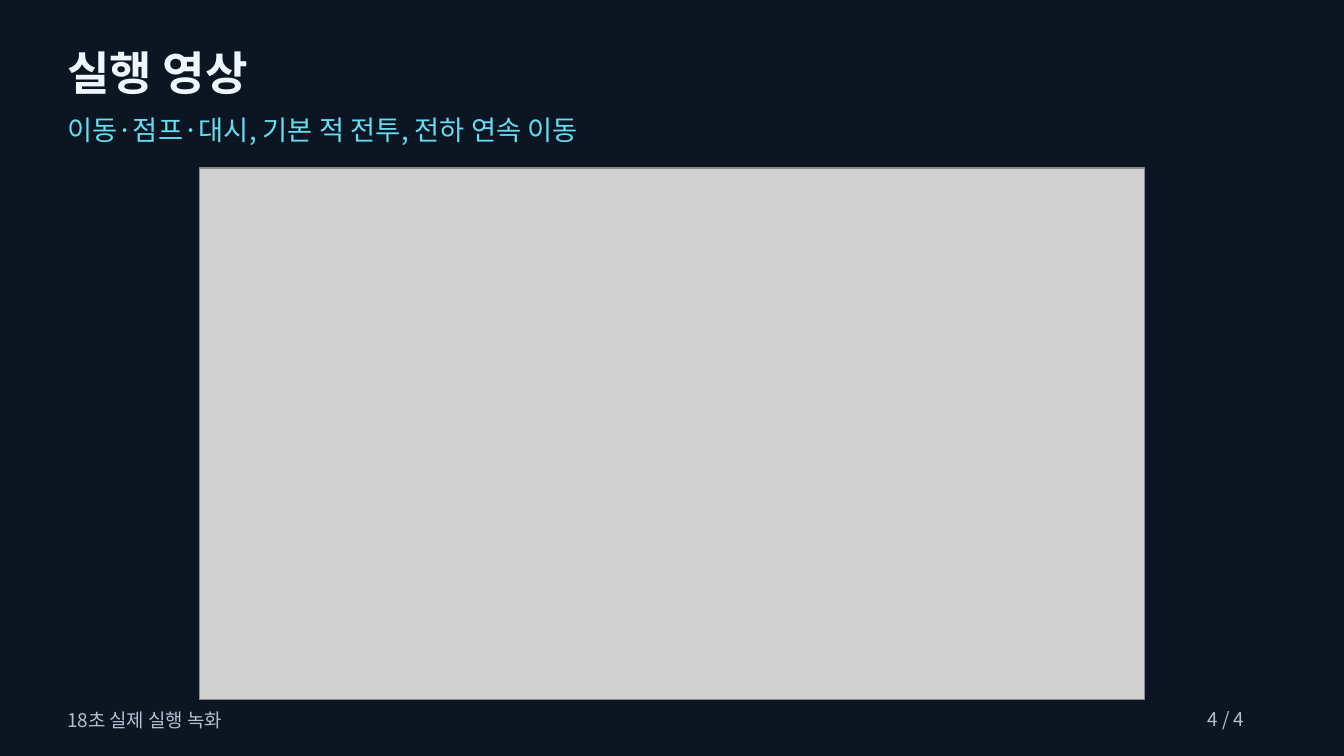
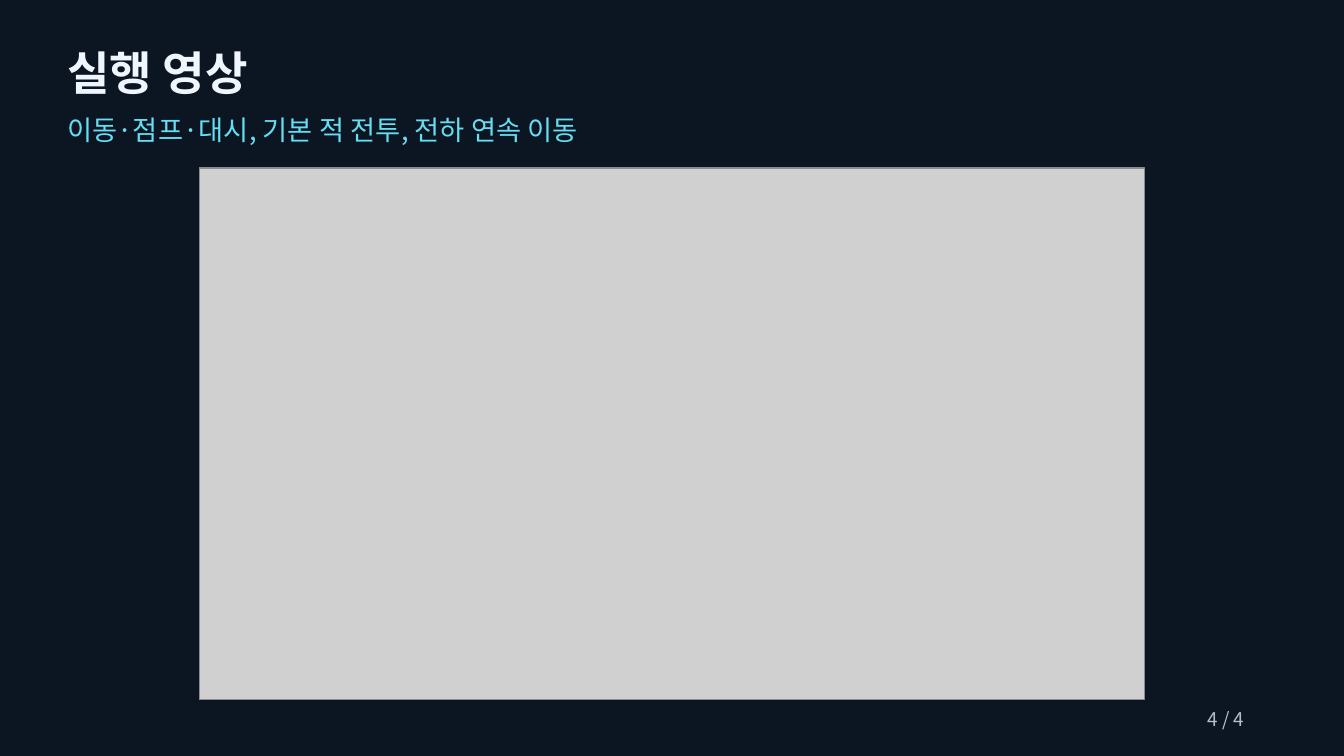
Before and after one commit to snooy-dev/circuit-warden, a slide deck: slide 4 of Circuit_Warden_Phase2_Presentation.pptx. Drawn at 1344x756 pixels with LibreOffice and Linux fonts; fonts in the diff are those of the drawing; grey boxes stand for pictures. Boxes give left, top, right and bottom in pixels: in the first picture for what was removed or moved away, otherwise in the second. Text is boxed around its words. In the diff, an @@ line names an element or a change of style, - is before the commit and + after.

```diff
--- a/Circuit_Warden_Phase2_Presentation.pptx
+++ b/Circuit_Warden_Phase2_Presentation.pptx
@@ text removed at (67,711,222,729) @@
-18초 실제 실행 녹화
```
Also in this commit, not shown: 3 other slides changed, 1 other file.
